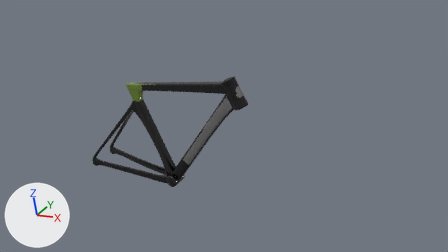
An edit to the Blender file main2.blend, drawn before and after from the same camera.
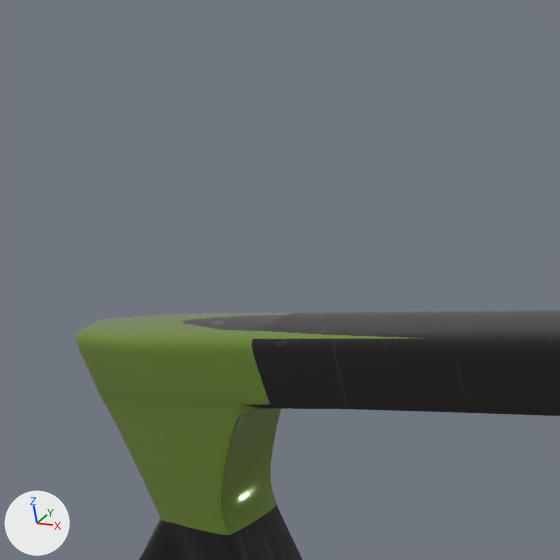
Each version is shown from the file's camera 'Camera', then close up on the part from 27% to 38% of the width and 22% to 41% of the height. Every picture has the same lights, and +X, +Y and +Z are marked at lower left. The last two pictures show the newer version.

Objects in the first close-up: 'Frame'.
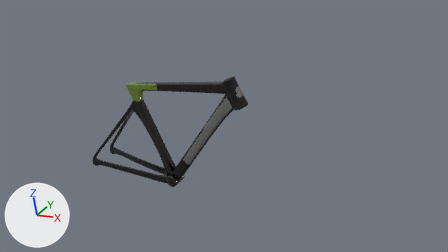
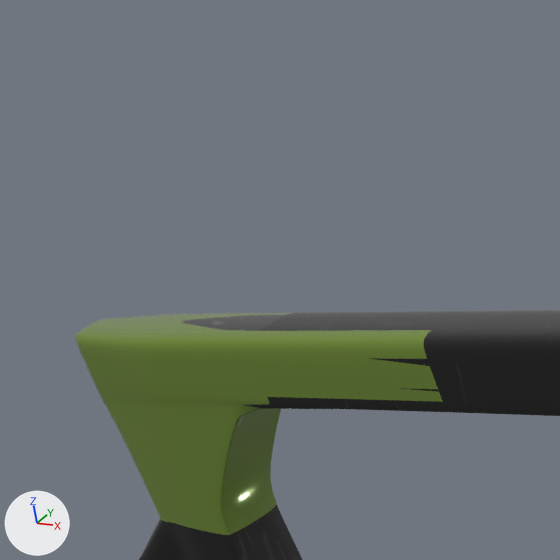
Commit message: adding more green 1/2 materials

Where the change shows, as pixel boxes (x1, y1, x2, y2) in the close-ups (560 x 560 px):
'Frame', recoloured, surface changed (black to green): (249, 327, 445, 405) in both
part 1 of me_cylinder_002, recoloured (black to green): (252, 338, 443, 402) in both
part 2 of me_cylinder_002, recoloured (grey to green): (253, 330, 431, 339) in both
part 3 of me_cylinder_002, surface changed (black to green): (252, 330, 443, 402) in both

The change, as a list of edits to the scene's bpy script:
```text
Add ng_nodegroup:
    ng_nodegroup = bpy.data.node_groups.new('NodeGroup', 'ShaderNodeTree')
    # nodes: Attribute, BsdfPrincipled, Mapping, Math, Mix, SeparateXYZ, TexCoord, TexNoise, ValToRGB
    # colours: green #6f8b2e, black #000000, dark grey #4e4e4f
Add mat_black_carbon_with_green_top_right_params:
    mat_black_carbon_with_green_top_right_params = bpy.data.materials.new('Black Carbon with Green Top Right Params')
    mat_black_carbon_with_green_top_right_params.use_nodes = True; mat_black_carbon_with_green_top_right_params.node_tree.nodes.clear()
    _N = mat_black_carbon_with_green_top_right_params.node_tree.nodes; _L = mat_black_carbon_with_green_top_right_params.node_tree.links
    n0 = _N.new('ShaderNodeGroup'); n0.name = 'Group'
    n0.node_tree = ng_nodegroup
    n0.inputs[0].default_value = 1.0  # 'Value'
    n0.inputs[1].default_value = 1.0  # 'Threshold'
    n1 = _N.new('ShaderNodeOutputMaterial'); n1.name = 'Material Output'
    _L.new(n0.outputs[0], n1.inputs[0])  # 'BSDF' to 'Surface'
Change me_cylinder_002:
    where me_cylinder_002.from_pydata(...)  # 2879 vertices, 2852 faces; spans x -0.336..0.662, y -0.083..0.083, z -0.454..0.154
    used by ob_frame; location = (-0.1896, 0.0, 0.3824)
    me_cylinder_002 part 1: all 5 faces centred in x 0.121..0.124, y -0.018..-0.017, z 0.069..0.092 switch from mat_black_carbon to mat_black_carbon_with_green_top_right_params
    me_cylinder_002 part 2: the 1 face centred in x 0.121, y -0.013, z 0.094 switches from mat_black_carbon_with_green_top_right to mat_black_carbon_with_green_top_right_params
    me_cylinder_002 part 3: texture (UV) coordinates of 6 of 2852 faces, centred in x 0.121..0.124, y -0.018..-0.013, z 0.069..0.094, changed; they spanned u 0.01..0.99, v 0.01..1.02 and now span u -0.32..1.29, v -0.37..1.59
```
